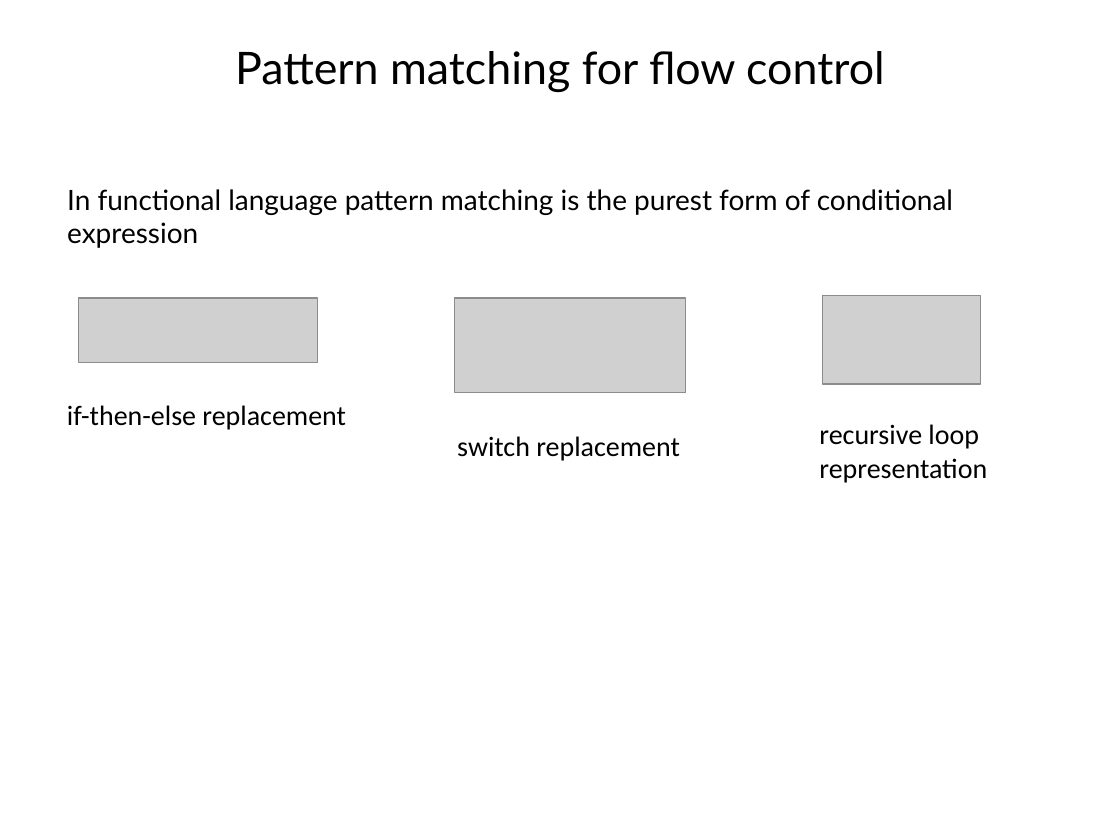
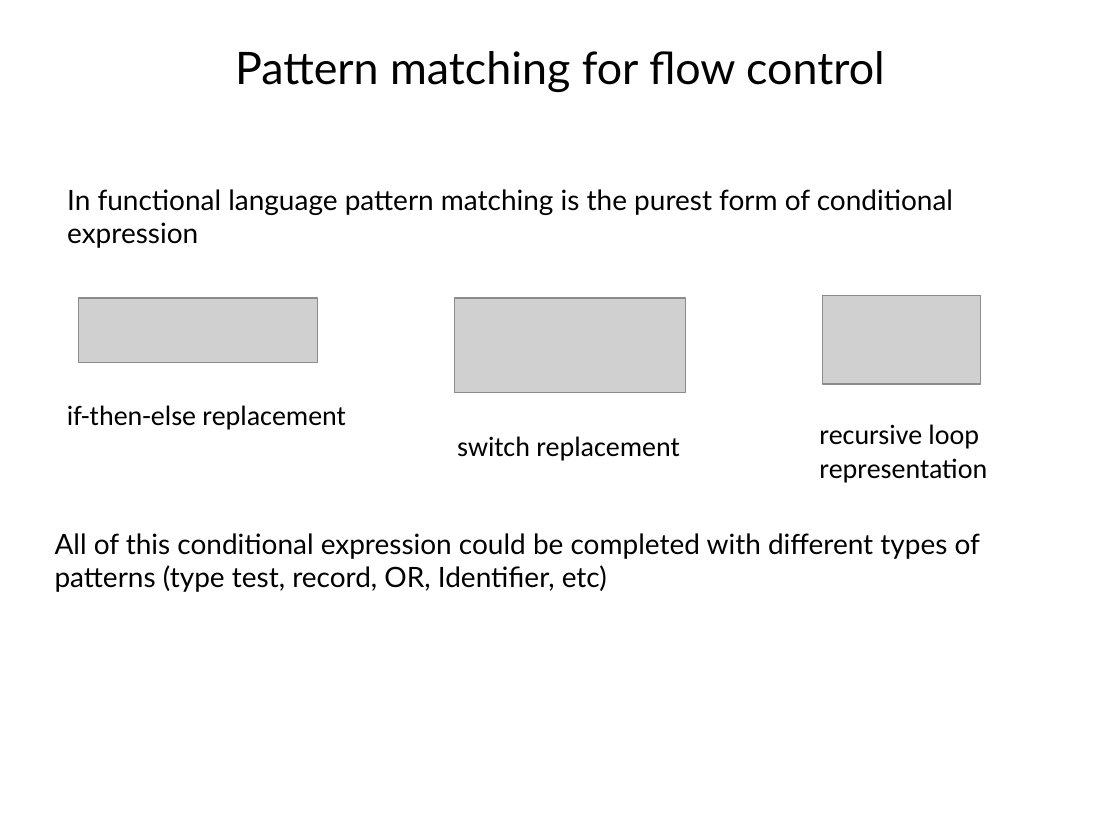
Before and after one commit to vba/presentations, a slide deck: slide 20 of fsharp/part1/presentation.pptx. Drawn at 1120x840 pixels with LibreOffice and Linux fonts; fonts in the diff are those of the drawing; grey boxes stand for pictures. Boxes give left, top, right and bottom in pixels: in the first picture for what was removed or moved away, otherwise in the second. Text is boxed around its words. In the diff, an @@ line names an element or a change of style, - is before the commit and + after.

```diff
--- a/fsharp/part1/presentation.pptx
+++ b/fsharp/part1/presentation.pptx
@@ text added at (55, 533, 980, 592), 18 pt, text #000000 @@
+All of this conditional expression could be completed with different types of patterns (type test, record, OR, Identifier, etc)
```
Also in this commit, not shown: 3 slides added.
